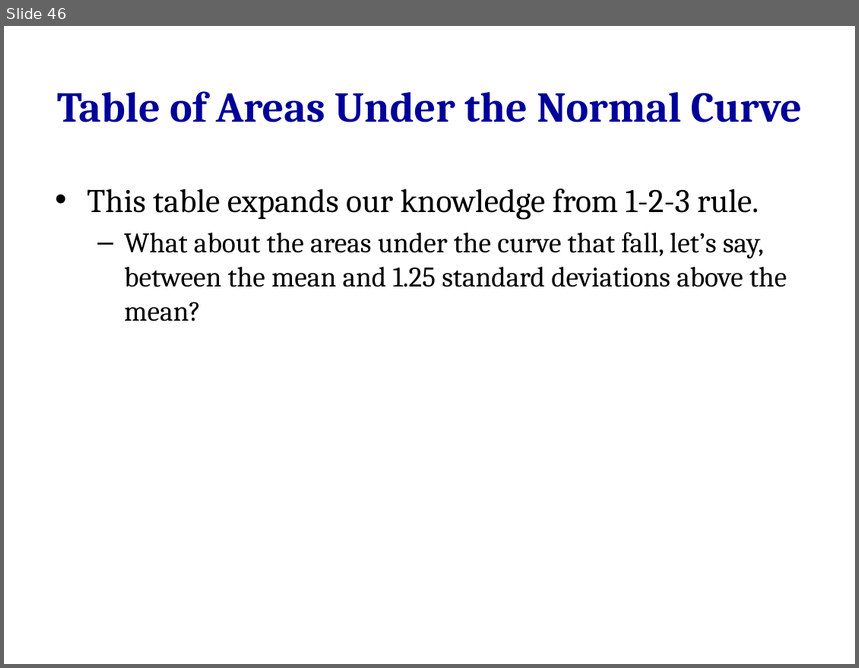
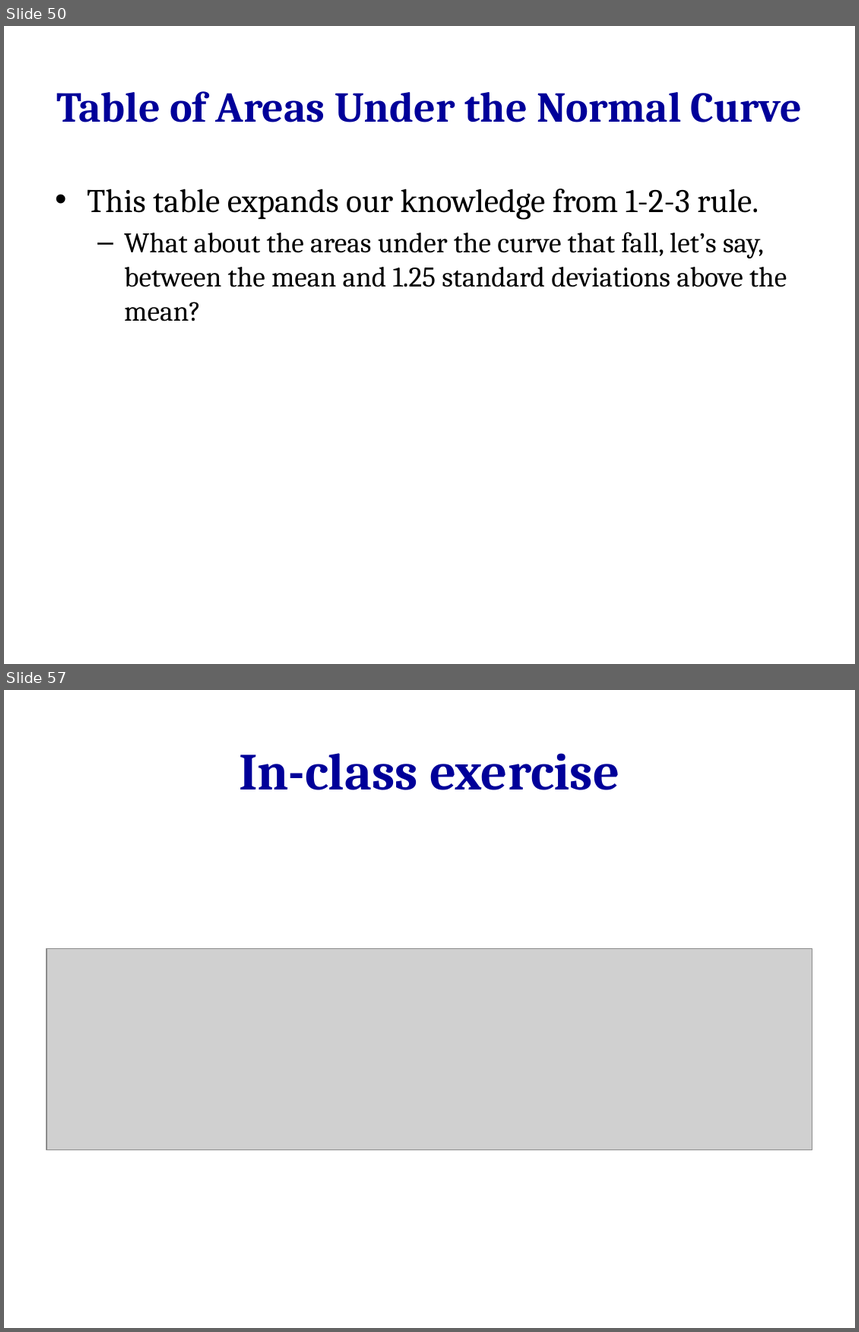
Before and after one commit to hejibo/Psychological-Statistics, a slide deck: Lecture 4 - Measure of Dispersion & Normal Curve/Lecture 4 - Measure of Dispersion & Normal Curve.pptx. Shown one above the other, each under a label of ours: slide 46 before the commit, slides 50 and 57 after it; the slides between them are not shown. The pictures are 859x668 and 859x1332 pixels, drawn with LibreOffice and Linux fonts; fonts in the diff are those of the drawing; grey boxes stand for pictures. Boxes give left, top, right and bottom in pixels: in the first picture for what was removed or moved away, otherwise in the second. Text is boxed around its words. In the diff, an @@ line names an element or a change of style, - is before the commit and + after.

```diff
--- a/Lecture 4 - Measure of Dispersion & Normal Curve/Lecture 4 - Measure of Dispersion & Normal Curve.pptx
+++ b/Lecture 4 - Measure of Dispersion & Normal Curve/Lecture 4 - Measure of Dispersion & Normal Curve.pptx
@@ slide 57 added at [4, 690, 855, 1328], background #FFFFFF @@
@@ title added at [239, 753, 620, 790], 44 pt, text #000099, bold @@
+In-class exercise
@@ picture added at [47, 948, 813, 1150] @@
@@ what was slide 46 is now slide 50 @@
```
Also in this commit, not shown: 3 slides changed, 9 other slides added, 10 other files.
